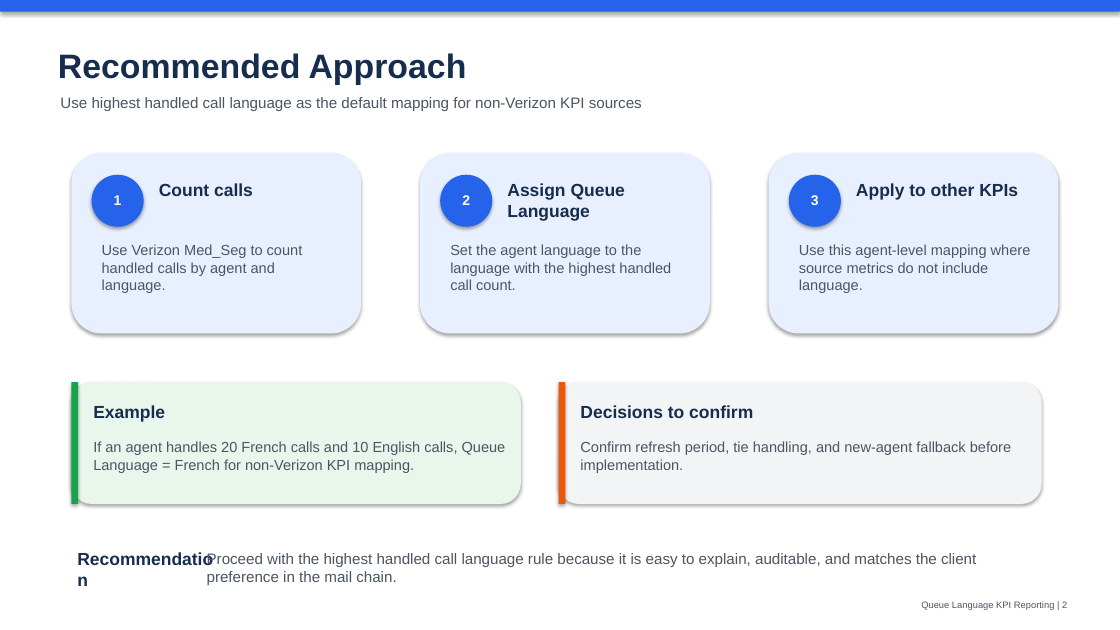
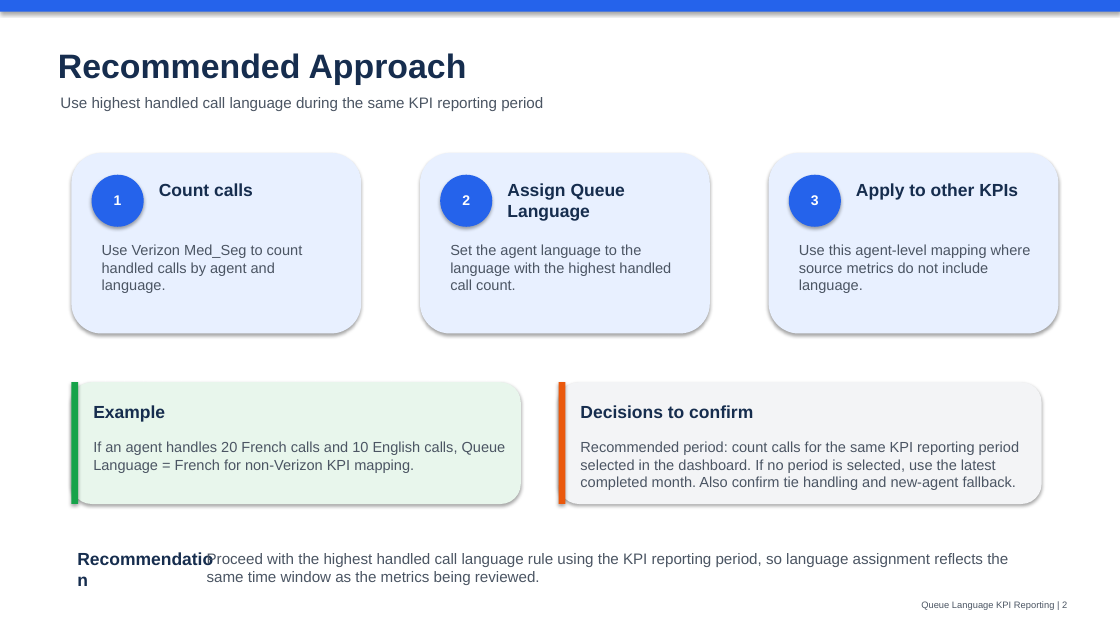
Before and after one commit to Aankitgupta/my-test-work, a slide deck: slide 2 of queue_language_kpi_client_call.pptx. Drawn at 1120x630 pixels with LibreOffice and Linux fonts; fonts in the diff are those of the drawing. Boxes give left, top, right and bottom in pixels: in the first picture for what was removed or moved away, otherwise in the second. Text is boxed around its words. In the diff, an @@ line names an element or a change of style, - is before the commit and + after.

```diff
--- a/queue_language_kpi_client_call.pptx
+++ b/queue_language_kpi_client_call.pptx
@@ text at bbox=[60, 97, 543, 111]: text changed @@
-Use highest handled call language as the default mapping for non-Verizon KPI sources
+Use highest handled call language during the same KPI reporting period
@@ text at bbox=[580, 441, 1019, 490]: text changed @@
-Confirm refresh period, tie handling, and new-agent fallback before implementation.
+Recommended period: count calls for the same KPI reporting period selected in the dashboard. If no period is selected, use the latest completed month. Also confirm tie handling and new-agent fallback.
@@ text at bbox=[207, 553, 1008, 585]: text changed @@
-Proceed with the highest handled call language rule because it is easy to explain, auditable, and matches the client preference in the mail chain.
+Proceed with the highest handled call language rule using the KPI reporting period, so language assignment reflects the same time window as the metrics being reviewed.
```
Also in this commit, not shown: 1 other file.
